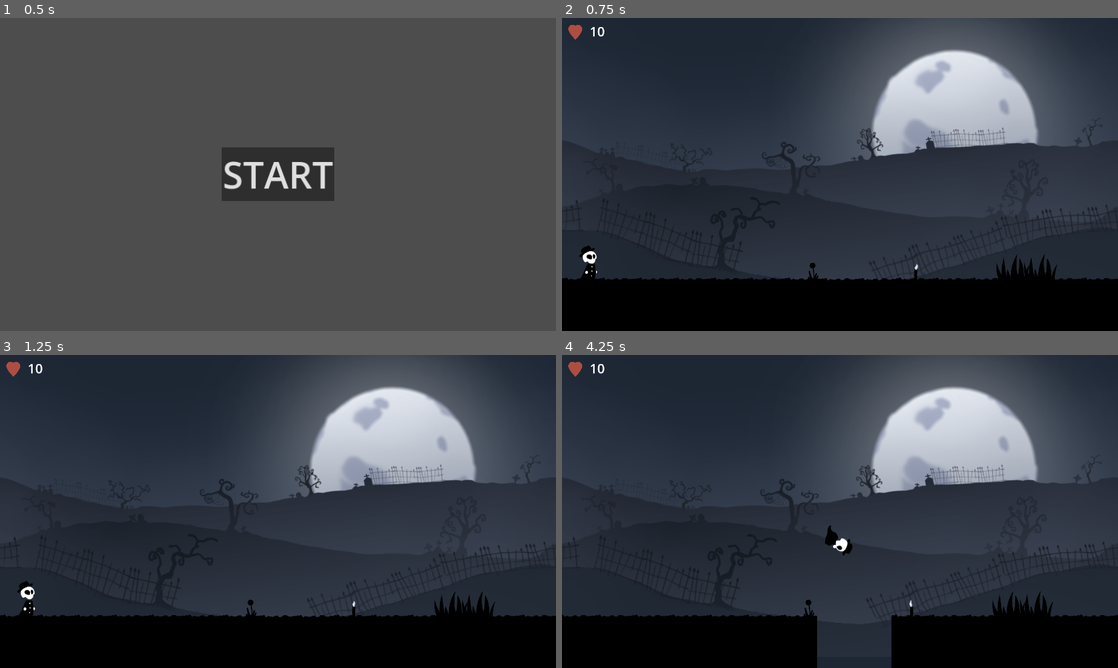
Above: before the commit, frames 1-4 (two rows, left to right).
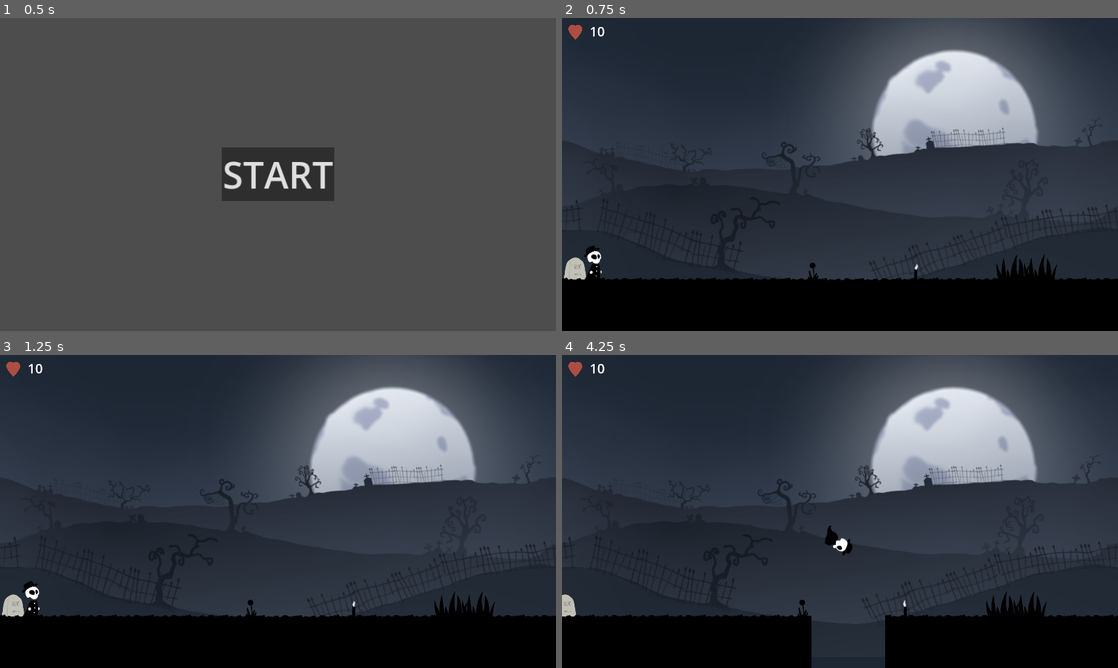
Above: after the commit, the same moments.

Repository: code-langba/you-game
Game: Godot game, scene res://scenes/main.tscn
Two runs of this game, one before a commit and one after it. Both use one fixed random seed, a clock stepped at 60 frames per second and the inputs below.
Inputs:
- Up to frame 1 (0.5 s): no input
- Up to frame 2 (0.75 s): click "START" at 0.5 s
- Up to frame 3 (1.25 s): no input
- Up to frame 4 (4.25 s): tap Enter (ui_accept) at 1.25 s; hold D (move_right) 1.28-2.78 s; tap Space (jump) at 1.52, 2.27, 3.77 s; hold A (move_left) 2.78-3.53 s; hold D (move_right) from 3.53 s (still down)

Frame 1 is identical in both runs. In frame 2, 0.4% of the frame differs, in the area x 0-8%, y 72-84%; in frame 3, 0.4%; in frame 4, 1.7%, in the area x 0-100%, y 33-100%.

Commit message:
updates

Diff:
--- a/scenes/levels/1.tscn
+++ b/scenes/levels/1.tscn
@@ -14,6 +14,7 @@
 [ext_resource type="Texture2D" uid="uid://csgiyuj5mjttl" path="res://asset/sprites/bg/lvl1/3.png" id="7_he5ci"]
 [ext_resource type="TileSet" uid="uid://ctm1d3b3gc8pp" path="res://resources/tilemap/background.tres" id="9_7pnl8"]
 [ext_resource type="PackedScene" uid="uid://uafq3xl0me7r" path="res://scenes/world/candle.tscn" id="9_ftwoo"]
+[ext_resource type="Texture2D" uid="uid://b47u0vy8ter34" path="res://asset/sprites/clouds.png" id="9_vyah7"]
 [ext_resource type="Texture2D" uid="uid://le1ymqok78be" path="res://asset/sprites/resources.png" id="10_2ctgp"]
 [ext_resource type="AudioStream" uid="uid://clgsyrgu7r54w" path="res://asset/music/bgm/1.mp3" id="10_65fjq"]
 
@@ -64,8 +65,14 @@
 position = Vector2(930, 495)
 texture = ExtResource("7_he5ci")
 
+[node name="Sprite2D" type="Sprite2D" parent="bg" index="5"]
+position = Vector2(48, 858)
+texture = ExtResource("9_vyah7")
+region_enabled = true
+region_rect = Rect2(128, 384, 128, 128)
+
 [node name="Player" parent="." index="1"]
-position = Vector2(104, 825)
+position = Vector2(120, 825)
 
 [node name="Camera2D" parent="Player" index="2"]
 limit_right = 4700
--- a/scenes/levels/2.tscn
+++ b/scenes/levels/2.tscn
@@ -23,6 +23,7 @@
 [ext_resource type="Texture2D" uid="uid://b4h3wjpe6k1j3" path="res://asset/sprites/bg/lvl2/3.PNG" id="9_w6lm2"]
 [ext_resource type="PackedScene" uid="uid://dtx63a6evsdh2" path="res://scenes/world/live_grass.tscn" id="11_p3ad4"]
 [ext_resource type="PackedScene" uid="uid://ciwfk8x8so5td" path="res://scenes/world/heart.tscn" id="16_fa570"]
+[ext_resource type="Texture2D" uid="uid://b47u0vy8ter34" path="res://asset/sprites/clouds.png" id="18_ldpk0"]
 
 [sub_resource type="RectangleShape2D" id="RectangleShape2D_137tu"]
 size = Vector2(206, 1152)
@@ -30,15 +31,15 @@
 [sub_resource type="RectangleShape2D" id="RectangleShape2D_kkqv2"]
 size = Vector2(128, 32)
 
-[sub_resource type="AtlasTexture" id="AtlasTexture_d4ld4"]
-atlas = ExtResource("4_fuv7a")
-region = Rect2(384, 1152, 128, 128)
+[sub_resource type="AtlasTexture" id="AtlasTexture_700cd"]
+atlas = ExtResource("18_ldpk0")
+region = Rect2(256, 512, 256, 128)
 
 [sub_resource type="SpriteFrames" id="SpriteFrames_t5od7"]
 animations = [{
 "frames": [{
 "duration": 1.0,
-"texture": SubResource("AtlasTexture_d4ld4")
+"texture": SubResource("AtlasTexture_700cd")
 }],
 "loop": true,
 "name": &"default",
@@ -49,72 +50,82 @@
 script = ExtResource("2_jmpdd")
 bgm = ExtResource("3_41qmk")
 
-[node name="Parallax2D4" type="Parallax2D" parent="." index="0"]
+[node name="bg" type="Node2D" parent="." index="0"]
+
+[node name="Parallax2D4" type="Parallax2D" parent="bg" index="0"]
 scroll_scale = Vector2(0.1, 0.1)
 repeat_size = Vector2(1920, 0)
 
-[node name="Bg1" type="Sprite2D" parent="Parallax2D4" index="0"]
+[node name="Bg1" type="Sprite2D" parent="bg/Parallax2D4" index="0"]
 position = Vector2(930, 525)
 scale = Vector2(1, 1.5)
 texture = ExtResource("4_12a7c")
 
-[node name="Parallax2D5" type="Parallax2D" parent="." index="1"]
+[node name="Parallax2D5" type="Parallax2D" parent="bg" index="1"]
 scroll_scale = Vector2(0.1, 0.1)
 repeat_size = Vector2(1920, 0)
 
-[node name="Bg1" type="Sprite2D" parent="Parallax2D5" index="0"]
+[node name="Bg1" type="Sprite2D" parent="bg/Parallax2D5" index="0"]
 position = Vector2(958, 639)
 texture = ExtResource("5_45axh")
 
-[node name="Parallax2D6" type="Parallax2D" parent="." index="2"]
+[node name="Parallax2D6" type="Parallax2D" parent="bg" index="2"]
 scroll_scale = Vector2(0.2, 0.2)
 repeat_size = Vector2(1920, 0)
 
-[node name="Bg1" type="Sprite2D" parent="Parallax2D6" index="0"]
+[node name="Bg1" type="Sprite2D" parent="bg/Parallax2D6" index="0"]
 position = Vector2(958, 681)
 texture = ExtResource("6_yp0v5")
 
-[node name="Parallax2D10" type="Parallax2D" parent="." index="3"]
+[node name="Parallax2D7" type="Parallax2D" parent="bg" index="3"]
+scroll_scale = Vector2(0.2, 0.2)
+repeat_size = Vector2(1920, 0)
+
+[node name="Bg1" type="Sprite2D" parent="bg/Parallax2D7" index="0"]
+position = Vector2(958, 625)
+texture = ExtResource("8_acnjh")
+
+[node name="Parallax2D10" type="Parallax2D" parent="bg" index="4"]
 scroll_scale = Vector2(0.1, 0.1)
 scroll_offset = Vector2(148, -8)
 repeat_size = Vector2(1920, 0)
 
-[node name="Bg1" type="Sprite2D" parent="Parallax2D10" index="0"]
+[node name="Bg1" type="Sprite2D" parent="bg/Parallax2D10" index="0"]
 position = Vector2(958, 670)
 texture = ExtResource("7_kv7ix")
 
-[node name="Parallax2D7" type="Parallax2D" parent="." index="4"]
-scroll_scale = Vector2(0.2, 0.2)
-repeat_size = Vector2(1920, 0)
-
-[node name="Bg1" type="Sprite2D" parent="Parallax2D7" index="0"]
-position = Vector2(958, 625)
-texture = ExtResource("8_acnjh")
-
-[node name="Parallax2D8" type="Parallax2D" parent="." index="5"]
+[node name="Parallax2D8" type="Parallax2D" parent="bg" index="5"]
 scroll_scale = Vector2(0.3, 0.3)
 repeat_size = Vector2(1920, 0)
 
-[node name="Bg1" type="Sprite2D" parent="Parallax2D8" index="0"]
+[node name="Bg1" type="Sprite2D" parent="bg/Parallax2D8" index="0"]
 position = Vector2(958, 588)
 texture = ExtResource("9_w6lm2")
 
-[node name="Parallax2D9" type="Parallax2D" parent="." index="6"]
+[node name="Parallax2D9" type="Parallax2D" parent="bg" index="6"]
 scroll_scale = Vector2(0.5, 0.5)
 scroll_offset = Vector2(-179, 0)
 repeat_size = Vector2(1920, 0)
 
-[node name="Bg1" type="Sprite2D" parent="Parallax2D9" index="0"]
+[node name="Bg1" type="Sprite2D" parent="bg/Parallax2D9" index="0"]
 position = Vector2(958, 776)
 texture = ExtResource("5_qlp1q")
 
-[node name="Player" parent="." index="7"]
+[node name="Sprite2D" type="Sprite2D" parent="bg" index="7"]
+z_index = 2
+position = Vector2(569, 835)
+scale = Vector2(5.06641, 6.15234)
+texture = ExtResource("18_ldpk0")
+region_enabled = true
+region_rect = Rect2(896, 896, 128, 128)
+
+[node name="Player" parent="." index="1"]
 position = Vector2(670, 714)
 
 [node name="Camera2D" parent="Player" index="2"]
 limit_right = 6400
 
-[node name="finish" parent="." index="10"]
+[node name="finish" parent="." index="4"]
 position = Vector2(6184, 728)
 next_level = ExtResource("2_kghkq")
 
@@ -129,7 +140,7 @@
 tile_map_data = PackedByteArray("AAACAAgAAAADAAgAAAACAAkAAAADAAgAAAADAAgAAAADAAcAAAADAAkAAAADAAcAAAAEAAgAAAADAAcAAAAEAA …(1920 unchanged characters)…
 tile_set = ExtResource("3_7lihg")
 
-[node name="traps" type="Node2D" parent="." index="12"]
+[node name="traps" type="Node2D" parent="." index="6"]
 
 [node name="falling_spike" parent="traps" index="0" instance=ExtResource("3_i4blj")]
 position = Vector2(1080, -96)
@@ -168,7 +179,7 @@
 [node name="splike2" parent="traps" index="7" instance=ExtResource("5_ljch5")]
 position = Vector2(4032, 936)
 
-[node name="platforms" type="Node2D" parent="." index="13"]
+[node name="platforms" type="Node2D" parent="." index="7"]
 
 [node name="BetterMovingPlatform" parent="platforms" index="0" instance=ExtResource("8_3dgy0")]
 position = Vector2(1808, 904)
@@ -195,8 +206,9 @@
 [node name="BetterMovingPlatform2" parent="platforms" index="1" instance=ExtResource("8_3dgy0")]
 position = Vector2(3064, 904)
 
-[node name="BetterMVBase" parent="platforms/BetterMovingPlatform2" index="0" node_paths=PackedStringArray("positions")]
+[node name="BetterMVBase" parent="platforms/BetterMovingPlatform2" index="0" node_paths=PackedStringArray("positions", "animator")]
 positions = [NodePath("../Position"), NodePath("../Position2")]
+animator = NodePath("AnimatedSprite2D")
 
 [node name="CollisionShape2D" type="CollisionShape2D" parent="platforms/BetterMovingPlatform2/BetterMVBase" index="0"]
 shape = SubResource("RectangleShape2D_kkqv2")
@@ -213,7 +225,7 @@
 position = Vector2(704, 0)
 script = ExtResource("9_eb1qh")
 
-[node name="candles" type="Node2D" parent="." index="14"]
+[node name="candles" type="Node2D" parent="." index="8"]
 
 [node name="candle" parent="candles" index="0" instance=ExtResource("7_5hebc")]
 position = Vector2(2448, 840)
@@ -221,15 +233,15 @@
 [node name="candle2" parent="candles" index="1" instance=ExtResource("7_5hebc")]
 position = Vector2(1040, 840)
 
-[node name="checkpoint" parent="." index="15" instance=ExtResource("8_au5e5")]
+[node name="checkpoint" parent="." index="9" instance=ExtResource("8_au5e5")]
 position = Vector2(2888, 776)
 
-[node name="enemies" type="Node2D" parent="." index="16"]
-
-[node name="walker" parent="." index="17" instance=ExtResource("9_e5750")]
+[node name="enemies" type="Node2D" parent="." index="10"]
+
+[node name="walker" parent="." index="11" instance=ExtResource("9_e5750")]
 position = Vector2(5416, 840)
 
-[node name="grass" type="Node2D" parent="." index="18"]
+[node name="grass" type="Node2D" parent="." index="12"]
 
 [node name="live_grass" parent="grass" index="0" instance=ExtResource("11_p3ad4")]
 position = Vector2(4824, 848)
@@ -237,7 +249,7 @@
 [node name="live_grass2" parent="grass" index="1" instance=ExtResource("11_p3ad4")]
 position = Vector2(4912, 848)
 
-[node name="heart" parent="." index="19" instance=ExtResource("16_fa570")]
+[node name="heart" parent="." index="13" instance=ExtResource("16_fa570")]
 position = Vector2(57, 844)
 health = -5
 
--- a/scenes/levels/3.tscn
+++ b/scenes/levels/3.tscn
@@ -240,12 +240,20 @@
 script = ExtResource("2_5mopt")
 bgm = ExtResource("3_ai0cw")
 
-[node name="Player" parent="." index="0"]
-position = Vector2(9672, -1241)
+[node name="bg" type="Node2D" parent="." index="0"]
+
+[node name="Sprite2D" type="Sprite2D" parent="bg" index="0"]
+position = Vector2(5957, -1200)
+texture = ExtResource("12_1kriy")
+region_enabled = true
+region_rect = Rect2(128, 512, 128, 128)
+
+[node name="Player" parent="." index="1"]
+position = Vector2(6142, -1323)
 fall_gravity = 5000
 push_force = 0.05
 
-[node name="killzone" parent="." index="1"]
+[node name="killzone" parent="." index="2"]
 collision_layer = 0
 collision_mask = 6
 
@@ -253,7 +261,7 @@
 position = Vector2(0, 1280)
 shape = SubResource("WorldBoundaryShape2D_oo4c3")
 
-[node name="finish" parent="." index="3"]
+[node name="finish" parent="." index="4"]
 position = Vector2(18606, -189)
 next_level = ExtResource("4_mk0ff")
 
@@ -276,7 +284,7 @@
 tile_map_data = PackedByteArray("AAAAAAYAAAAFAAcAAAABAAYAAAAFAAcAAAACAAYAAAAFAAcAAAADAAYAAAAFAAcAAAAEAAYAAAAFAAcAAAAFAA …(7904 unchanged characters)…
 tile_set = SubResource("TileSet_52plv")
 
-[node name="World" type="Node" parent="." index="5"]
+[node name="World" type="Node" parent="." index="6"]
 
 [node name="checkpoint" parent="World" index="0" instance=ExtResource("7_vcymw")]
 position = Vector2(6065, -1272)
@@ -297,11 +305,13 @@
 bounce_strength = 0.0
 
 [node name="Mushroom2" parent="World/bouncy" index="3" instance=ExtResource("9_nrhoi")]
-position = Vector2(3913, 223)
+z_index = -2
+position = Vector2(3913, 233)
 bounce_strength = 2100.0
 
 [node name="Mushroom3" parent="World/bouncy" index="4" instance=ExtResource("9_nrhoi")]
-position = Vector2(9543, -800)
+z_index = -2
+position = Vector2(9540, -789)
 
 [node name="platforms" type="Node2D" parent="World" index="2"]
 
@@ -519,7 +529,7 @@
 [node name="CollisionShape2D" type="CollisionShape2D" parent="World/Bridge/End" index="0"]
 shape = SubResource("RectangleShape2D_5qqd8")
 
-[node name="Traps" type="Node" parent="." index="6"]
+[node name="Traps" type="Node" parent="." index="7"]
 
 [node name="Area2D" type="Area2D" parent="Traps" index="0" node_paths=PackedStringArray("ball")]
 position = Vector2(16878, -884)
@@ -551,7 +561,7 @@
 [node name="falling_spike" parent="Traps" index="6" instance=ExtResource("8_ifwkw")]
 position = Vector2(2404, -811)
 
-[node name="Enemy" type="Node" parent="." index="7"]
+[node name="Enemy" type="Node" parent="." index="8"]
 
 [node name="Grim" parent="Enemy" index="0" instance=ExtResource("5_jleem")]
 position = Vector2(7790, -777)
@@ -571,7 +581,7 @@
 [node name="Witch" parent="Enemy" index="5" instance=ExtResource("20_jxm45")]
 position = Vector2(10965, -1229)
 
-[node name="Extra" type="Node" parent="." index="8"]
+[node name="Extra" type="Node" parent="." index="9"]
 
 [node name="EnemyCollideables" type="Node2D" parent="Extra" index="0"]
 
--- a/scenes/world/mushroom.tscn
+++ b/scenes/world/mushroom.tscn
@@ -35,6 +35,7 @@
 color = Color(0.147672, 0.147672, 0.147672, 1)
 
 [node name="Sprite2D" type="Sprite2D" parent="StaticBody2D"]
+position = Vector2(0, -26)
 texture = ExtResource("2_dpkgj")
 region_enabled = true
-region_rect = Rect2(384, 128, 128, 128)
+region_rect = Rect2(128, 256, 128, 128)
Binary file changed: asset/sprites/clouds.png
Not shown: 1 places in scenes/levels/1.tscn that only renumber resources
Not shown: 1 places in scenes/levels/2.tscn that only renumber resources
